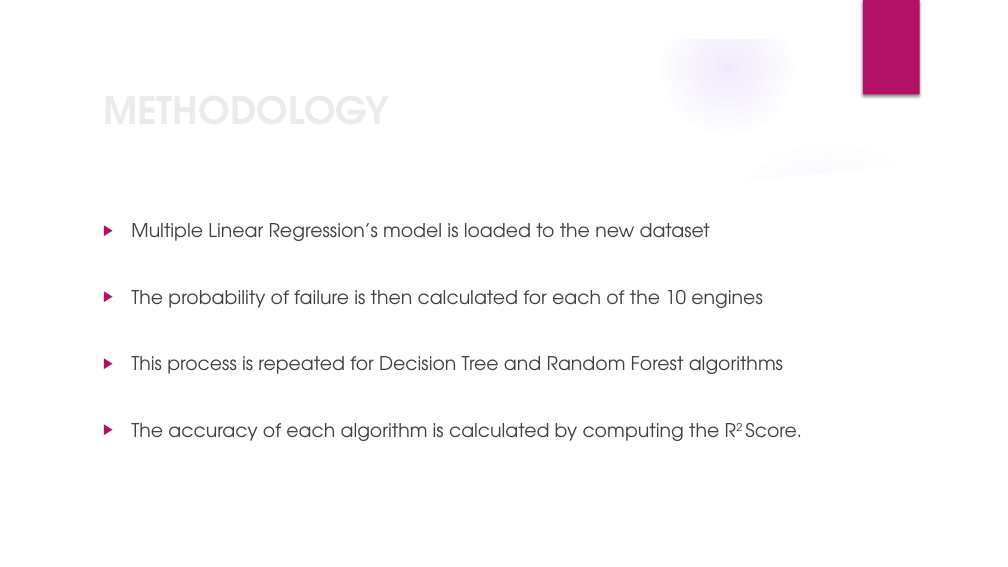
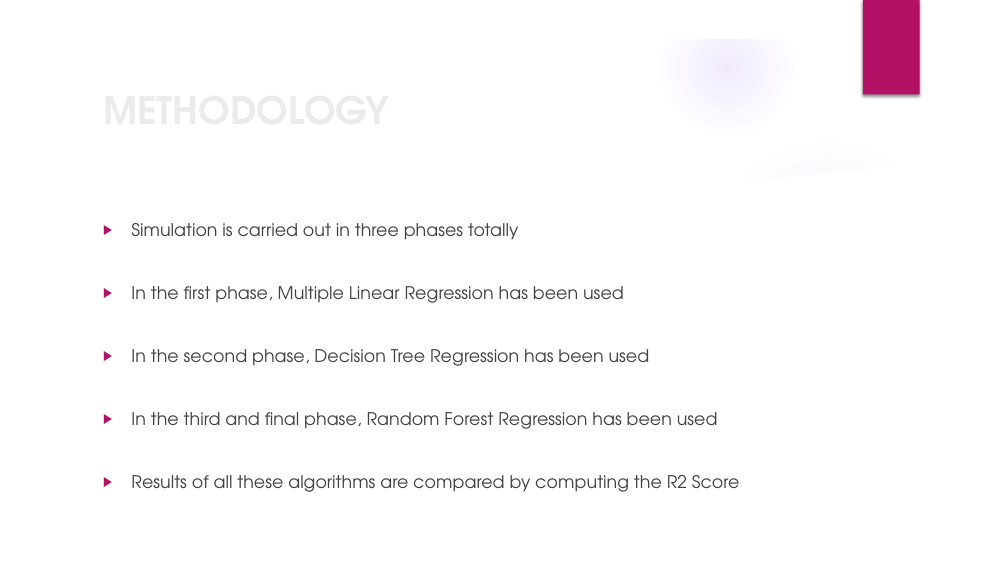
Before and after one commit to nsudhanva/ectm, a slide deck: slide 6 of docs/ectm_presentation.pptx. Drawn at 1008x567 pixels with LibreOffice and Linux fonts; fonts in the diff are those of the drawing; background and template pictures are left out. Boxes give left, top, right and bottom in pixels: in the first picture for what was removed or moved away, otherwise in the second. Text is boxed around its words. In the diff, an @@ line names an element or a change of style, - is before the commit and + after.

```diff
--- a/docs/ectm_presentation.pptx
+++ b/docs/ectm_presentation.pptx
@@ text at [131, 223, 740, 492]: text changed; size 18 to 16.6 pt @@
-▶ Multiple Linear Regression’s model is loaded to the new dataset
-▶ The probability of failure is then calculated for each of the 10 engines
-▶ This process is repeated for Decision Tree and Random Forest algorithms
-▶ The accuracy of each algorithm is calculated by computing the R2 Score.
+▶ Simulation is carried out in three phases totally
+▶ In the first phase, Multiple Linear Regression has been used
+▶ In the second phase, Decision Tree Regression has been used
+▶ In the third and final phase, Random Forest Regression has been used
+▶ Results of all these algorithms are compared by computing the R2 Score
```
Also in this commit, not shown: 6 other slides changed, 6 slides added, 7 other files.
